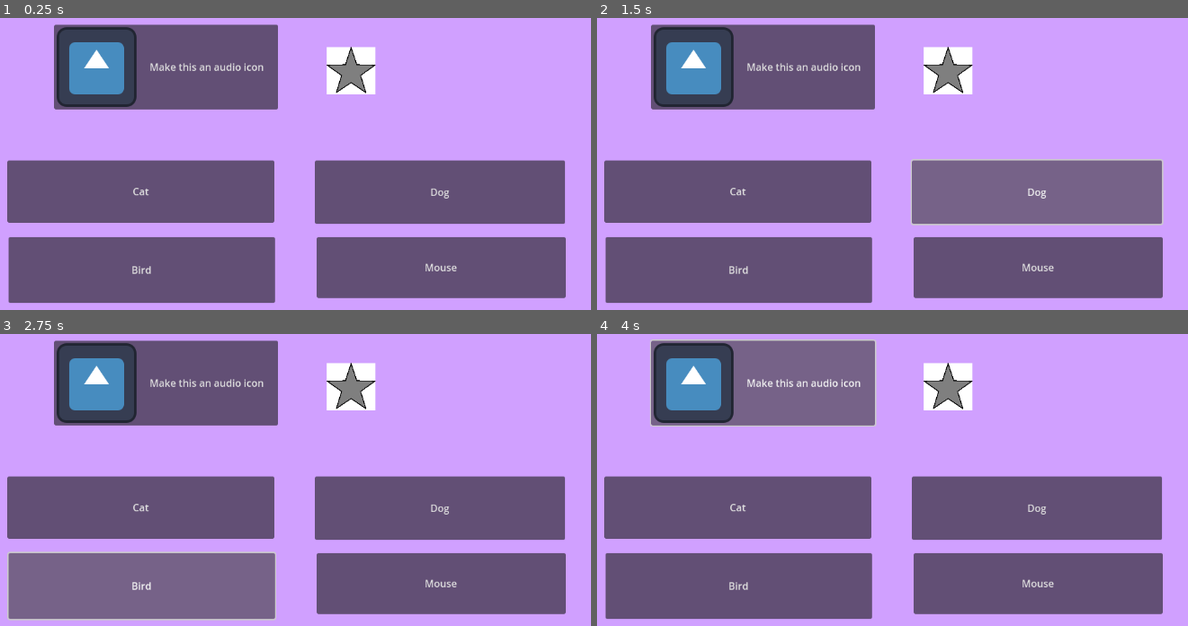
Above: before the commit, frames 1-4 (two rows, left to right).
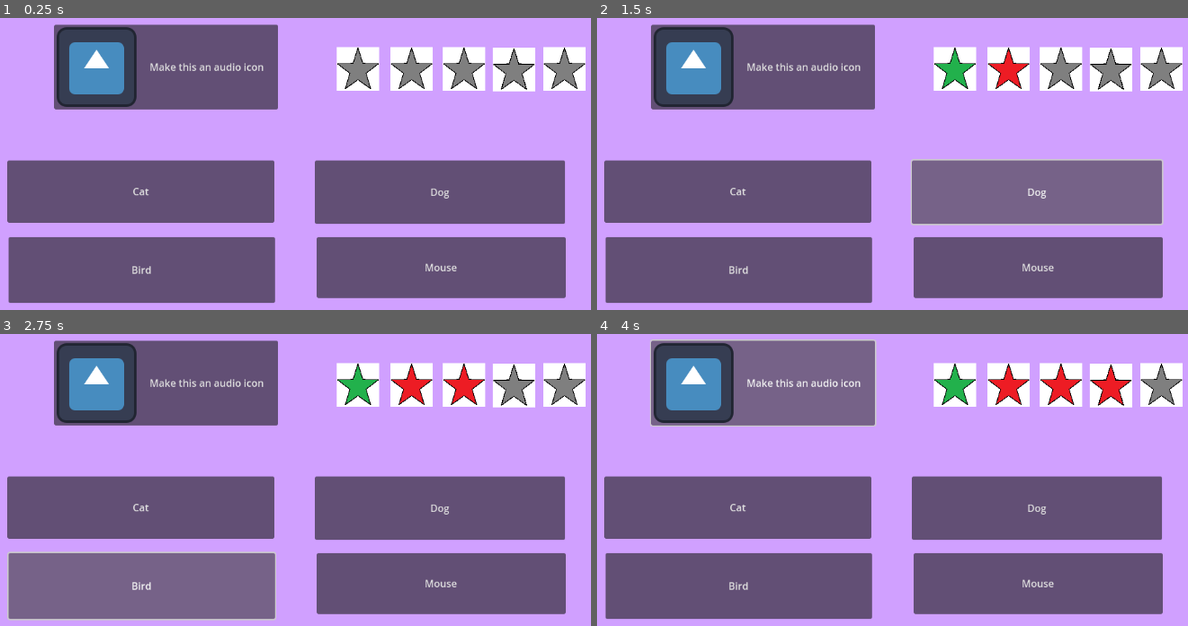
Above: after the commit, the same moments.

Repository: thorkel2/Auditory-Ace
Game: Godot game, scene res://Scenes/Exercise One.tscn
Same seed, same stepped clock (60 frames per second), same inputs: the game is played once before the commit and once after it. This scene is started directly instead of the project's main scene. The engine's default icon, where the game draws it, is replaced by a stand-in: a white triangle on a blue panel in a dark square.
Inputs:
- Up to frame 1 (0.25 s): no input
- Up to frame 2 (1.5 s): click "Cat" at 0.5 s; click "Dog" at 1.25 s
- Up to frame 3 (2.75 s): click "Bird" at 2 s
- Up to frame 4 (4 s): click "Mouse" at 2.75 s; click "Make this an audio icon" at 3.5 s

The runs differ from the first frame. In frame 1, 5.2% of the frame differs, in the area x 55-100%, y 9-27%; in frame 2, 5.4%; in frame 3, 5.4%; in frame 4, 5.4%.
Error in both runs: Invalid access of index '0' on a base object of type: 'Array[Dictionary]'. (res://Scripts/TextToSpeech.gd:9)

Commit message:
Round Stars Working
Someone please change the sprites for these...

Diff:
--- a/App-Files/Scenes/Exercise One.tscn
+++ b/App-Files/Scenes/Exercise One.tscn
@@ -52,9 +52,31 @@
 text = "Make this an audio icon"
 icon = ExtResource("2_fvck8")
 
-[node name="Star1" type="Sprite2D" parent="."]
-position = Vector2(668, 144)
-scale = Vector2(0.291967, 0.274735)
+[node name="Node2D" type="Node2D" parent="."]
+
+[node name="Star1" type="Sprite2D" parent="Node2D"]
+position = Vector2(679, 141)
+scale = Vector2(0.25, 0.25)
+texture = ExtResource("3_r8cxn")
+
+[node name="Star2" type="Sprite2D" parent="Node2D"]
+position = Vector2(765, 141)
+scale = Vector2(0.25, 0.25)
+texture = ExtResource("3_r8cxn")
+
+[node name="Star3" type="Sprite2D" parent="Node2D"]
+position = Vector2(849, 141)
+scale = Vector2(0.25, 0.25)
+texture = ExtResource("3_r8cxn")
+
+[node name="Star4" type="Sprite2D" parent="Node2D"]
+position = Vector2(929, 142)
+scale = Vector2(0.25, 0.25)
+texture = ExtResource("3_r8cxn")
+
+[node name="Star5" type="Sprite2D" parent="Node2D"]
+position = Vector2(1010, 141)
+scale = Vector2(0.25, 0.25)
 texture = ExtResource("3_r8cxn")
 
 [connection signal="pressed" from="Button/Button1" to="." method="onButton1Pressed"]
--- a/App-Files/Scripts/Exercise One.gd
+++ b/App-Files/Scripts/Exercise One.gd
@@ -4,7 +4,11 @@
 @onready var buttonTwo = $Button/Button2
 @onready var buttonThree = $Button/Button3
 @onready var buttonFour = $Button/Button4
-@onready var starOne = $Sprite2D/Star1
+@onready var starOne = $Node2D/Star1
+@onready var starTwo = $Node2D/Star2
+@onready var starThree = $Node2D/Star3
+@onready var starFour = $Node2D/Star4
+@onready var starFive = $Node2D/Star5
 var numRounds
 var maxNumRounds
 var correctWord
@@ -24,7 +28,6 @@
 
 func onButton2Pressed():
 	checkCorrect(buttonTwo.text, correctWord)
-	starOne.texture = "res://Artwork/starGreen.png"
 
 func onButton3Pressed():
 	checkCorrect(buttonThree.text, correctWord)
@@ -45,12 +48,35 @@
 	#Word is correct
 	if(pressedWord == correctWord):
 		TTS.playText("Correct")
+		changeNextStar(true, numRounds)
 		nextRoundCheck()
 	#Word is incorrect. The functionality here will likely be different.
 	else:
 		TTS.playText("Incorrect, the correct word was")
 		TTS.playText(correctWord)
+		changeNextStar(false, numRounds)
 		nextRoundCheck()
+
+func changeNextStar(correctIncorrect, numRounds):
+	var starToBeChanged
+	match numRounds:
+		1:
+			starToBeChanged = starOne
+		2:
+			starToBeChanged = starTwo
+		3:
+			starToBeChanged = starThree
+		4:
+			starToBeChanged = starFour
+		5:
+			starToBeChanged = starFive
+		_:
+			TTS.playText("Something went wrong")
+
+	if(correctIncorrect):
+		starToBeChanged.texture = load("res://Artwork/starGreen.png")
+	else:
+		starToBeChanged.texture = load("res://Artwork/starRed.png")
 
 #Checks number of rounds
 func nextRoundCheck():
